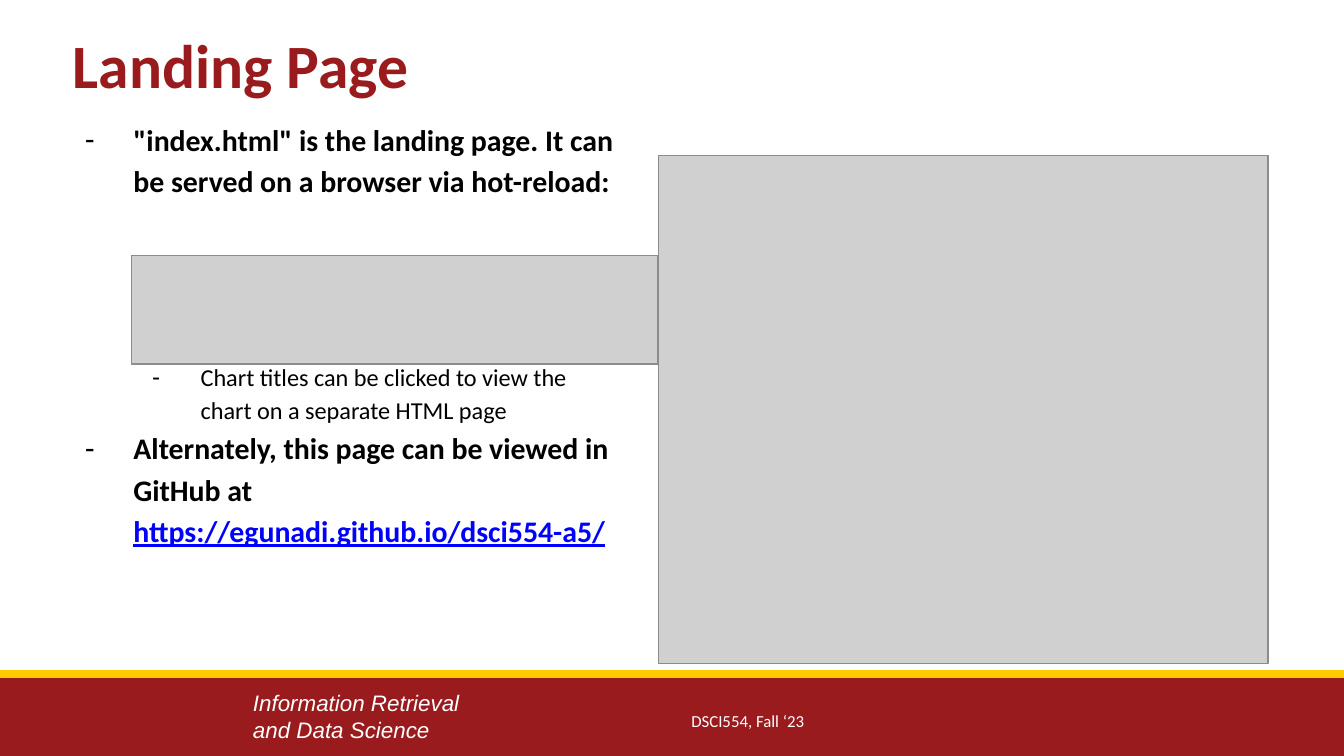
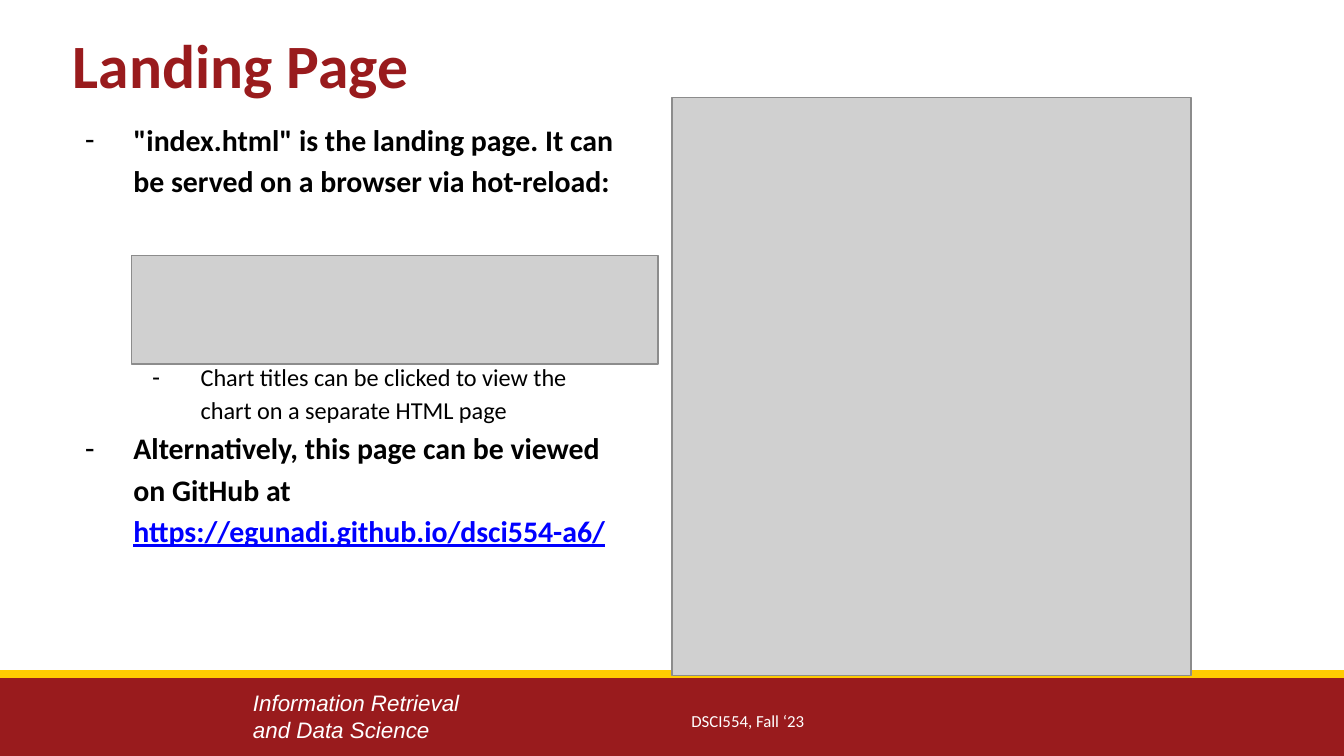
Before and after one commit to egunadi/dsci554-a6, a slide deck: slide 6 of EbenGunadi_Assignment6.pptx. Drawn at 1344x756 pixels with LibreOffice and Linux fonts; fonts in the diff are those of the drawing; grey boxes stand for pictures; background and template pictures are left out. Boxes give left, top, right and bottom in pixels: in the first picture for what was removed or moved away, otherwise in the second. Text is boxed around its words. In the diff, an @@ line names an element or a change of style, - is before the commit and + after.

```diff
--- a/EbenGunadi_Assignment6.pptx
+++ b/EbenGunadi_Assignment6.pptx
@@ picture: place and size @@
-picture at [659,156,1269,664]
+picture at [672,97,1191,675]
@@ text at [133,438,605,547]: text changed @@
-– Alternately, this page can be viewed in GitHub at https://egunadi.github.io/dsci554-a5/
+– Alternatively, this page can be viewed on GitHub at https://egunadi.github.io/dsci554-a6/
```
Also in this commit, not shown: 4 other slides changed, 5 other files.
